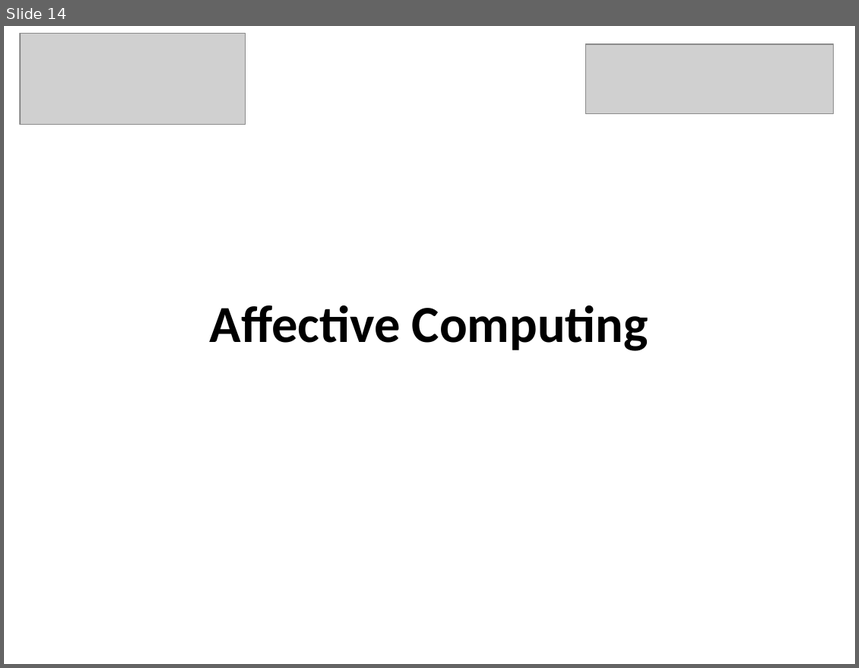
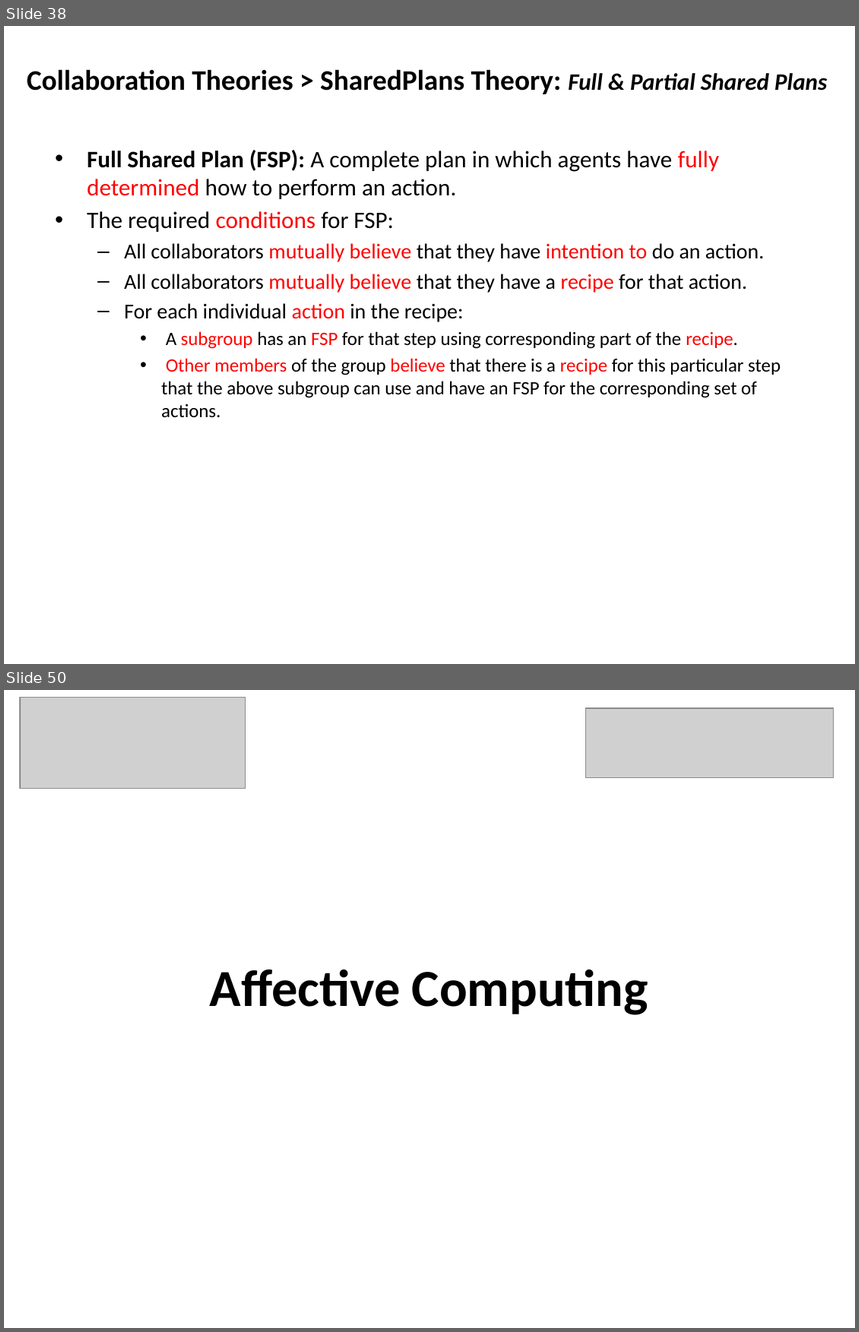
Before and after one commit to mshayganfar/CompExam1, a slide deck: presentation/PhD-comprehensive-exam.pptx. Shown one above the other, each under a label of ours: slide 14 before the commit, slides 38 and 50 after it; the slides between them are not shown. The pictures are 859x668 and 859x1332 pixels, drawn with LibreOffice and Linux fonts; fonts in the diff are those of the drawing; grey boxes stand for pictures. Boxes give left, top, right and bottom in pixels: in the first picture for what was removed or moved away, otherwise in the second. Text is boxed around its words. In the diff, an @@ line names an element or a change of style, - is before the commit and + after.

Commit message:
SharedPlans Theory
Finished SharedPlans theory.

```diff
--- a/presentation/PhD-comprehensive-exam.pptx
+++ b/presentation/PhD-comprehensive-exam.pptx
@@ slide 38 added at (4, 26, 855, 664), background #FFFFFF @@
@@ text added at (27, 69, 827, 94), 24 pt, text #000000, bold @@
+Collaboration Theories > SharedPlans Theory: Full & Partial Shared Plans
@@ text added at (87, 150, 781, 418), 16 pt, text #000000 @@
+• Full Shared Plan (FSP): A complete plan in which agents have fully determined how to perform an action.
+• The required conditions for FSP:
+  – All collaborators mutually believe that they have intention to do an action.
+  – All collaborators mutually believe that they have a recipe for that action.
+  – For each individual action in the recipe:
+    • A subgroup has an FSP for that step using corresponding part of the recipe.
+    • Other members of the group believe that there is a recipe for this particular step that the above subgroup can use and have an FSP for the corresponding set of actions.
@@ what was slide 14 is now slide 50 @@
```
Also in this commit, not shown: 1 slide changed, 35 other slides added.
